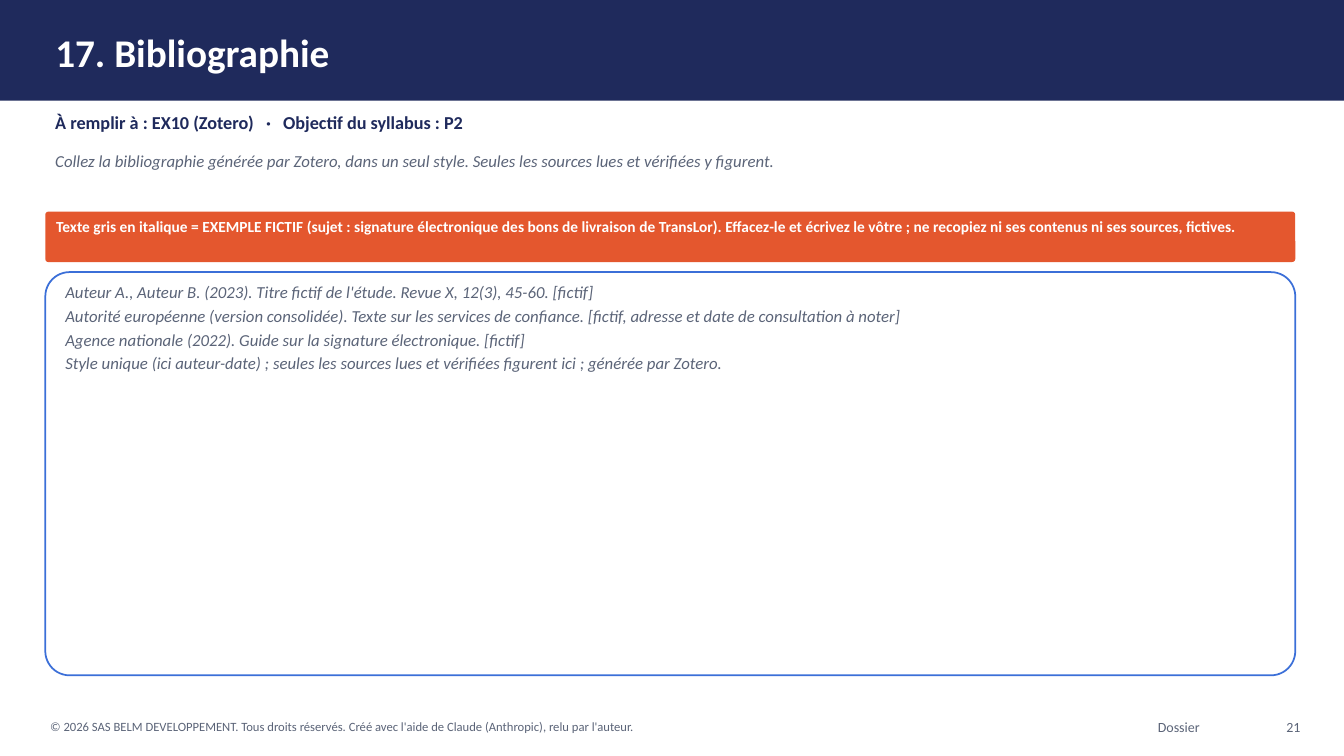
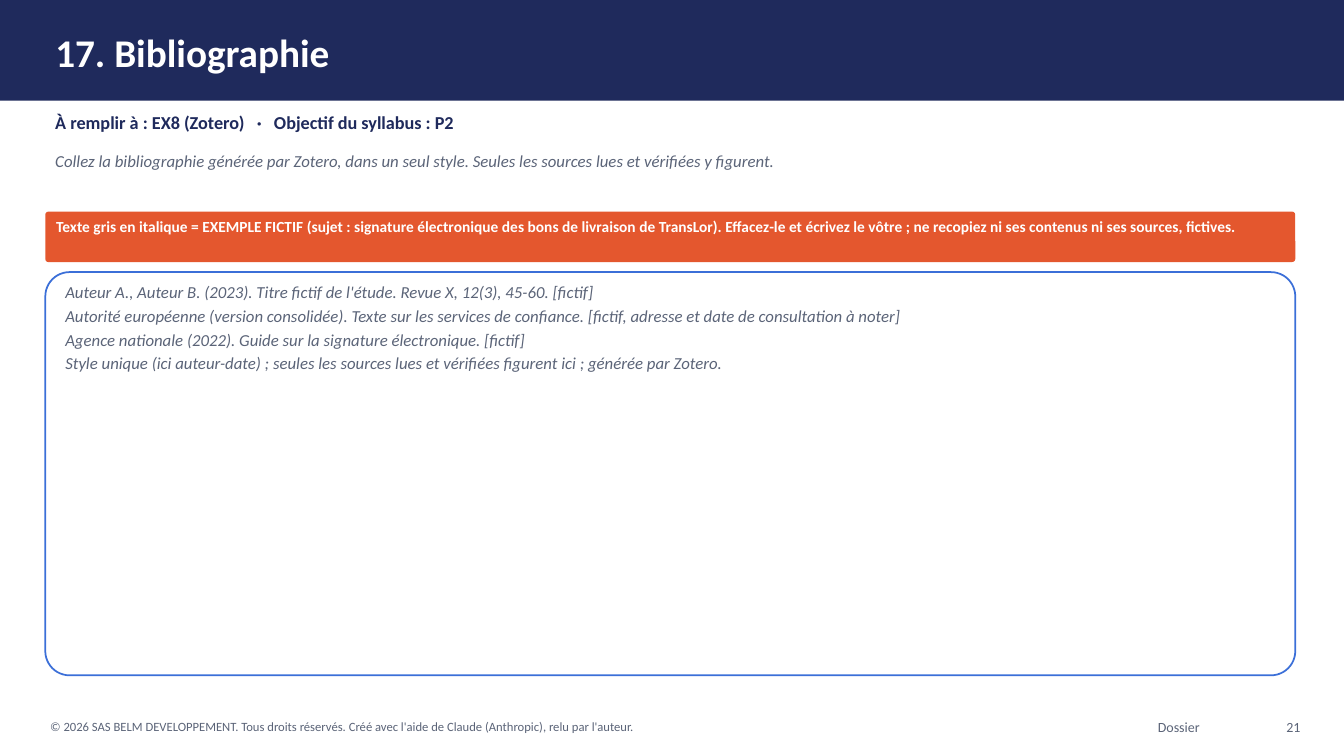
Before and after one commit to BelmDeveloppement/communication-pro, a slide deck: slide 21 of modele-dossier-etat-de-l-art.pptx. Drawn at 1344x756 pixels with LibreOffice and Linux fonts; fonts in the diff are those of the drawing. Boxes give left, top, right and bottom in pixels: in the first picture for what was removed or moved away, otherwise in the second. Text is boxed around its words. In the diff, an @@ line names an element or a change of style, - is before the commit and + after.

```diff
--- a/modele-dossier-etat-de-l-art.pptx
+++ b/modele-dossier-etat-de-l-art.pptx
@@ text at box(55, 114, 454, 132): text changed @@
-À remplir à : EX10 (Zotero) · Objectif du syllabus : P2
+À remplir à : EX8 (Zotero) · Objectif du syllabus : P2
```
Also in this commit, not shown: 14 other slides changed, 4 other files.
